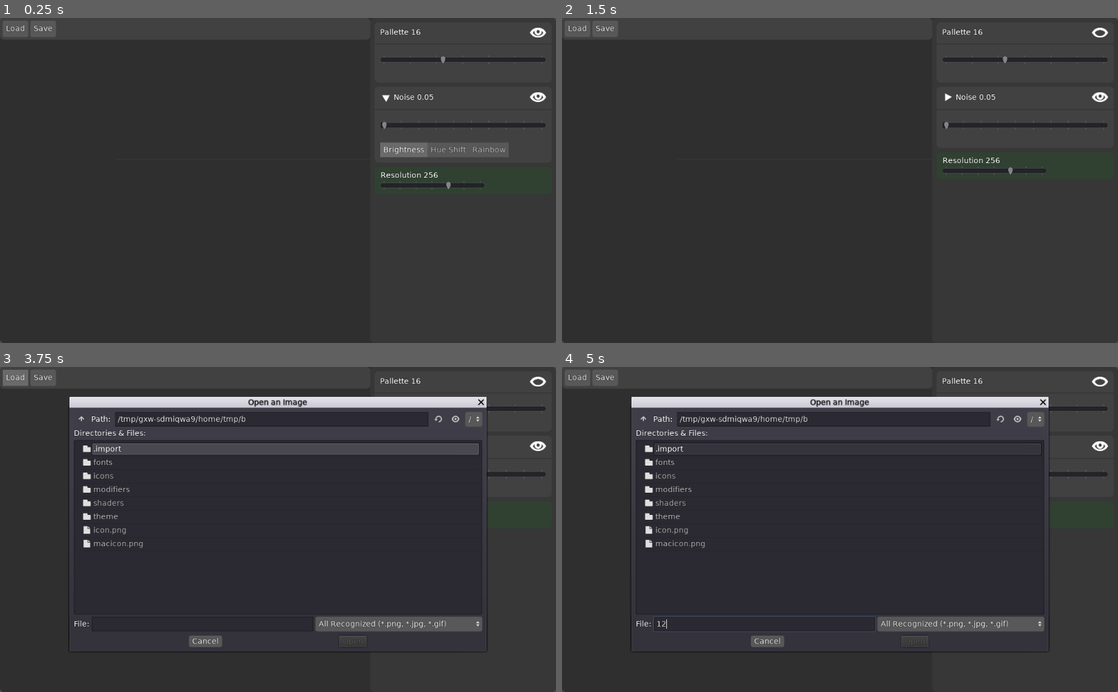
Above: before the commit, frames 1-4 (two rows, left to right).
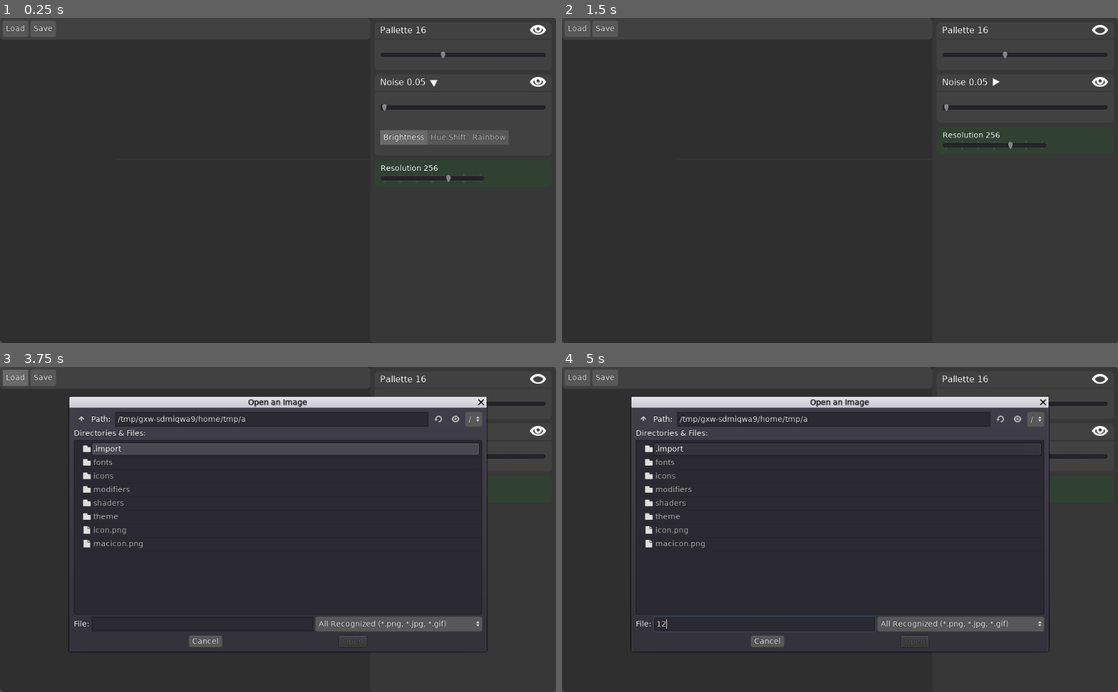
Above: after the commit, the same moments.

Repository: jackaperkins/texrex
Game: Godot game, scene res://main.tscn
Two runs of this game, one before a commit and one after it. Both use one fixed random seed, a clock stepped at 60 frames per second and the inputs below. The engine's default icon, where the game draws it, is replaced by a stand-in: a white triangle on a blue panel in a dark square.
Inputs (mouse positions are in pixels of both pictures, inside the frame that each line leads up to; where the layout moved, square brackets give the same spot in the first picture):
- Up to frame 1 (0.25 s): no input
- Up to frame 2 (1.5 s): click (995, 83) [945, 96] at 0.5 s; click (1101, 31) at 1.27 s
- Up to frame 3 (3.75 s): click (539, 380) at 2.02 s; click (539, 380) at 2.77 s; click "Load" at 3.5 s
- Up to frame 4 (5 s): click (762, 623) at 4.27 s; type "12" at 4.35 s

The runs differ from the first frame. In frame 1, 3.5% of the frame differs, in the area x 68-99%, y 2-53%; in frame 2, 2.1%; in frame 3, 0.7%; in frame 4, 0.7%.

Commit message:
better style

Diff:
--- /dev/null
+++ b/texrex/fonts/font_vera_title.tres
@@ -0,0 +1,8 @@
+[gd_resource type="DynamicFont" load_steps=2 format=2]
+
+[ext_resource path="res://fonts/Vera.ttf" type="DynamicFontData" id=1]
+
+[resource]
+outline_size = 1
+outline_color = Color( 0, 0, 0, 0.247059 )
+font_data = ExtResource( 1 )
--- a/texrex/main.tscn
+++ b/texrex/main.tscn
@@ -154,7 +154,7 @@
 anchor_bottom = 0.0
 margin_top = 116.0
 margin_right = 326.0
-margin_bottom = 180.0
+margin_bottom = 230.0
 
 [node name="open_file_dialog" type="FileDialog" parent="."]
 margin_left = 141.776
--- a/texrex/modifiers/modifier.gd
+++ b/texrex/modifiers/modifier.gd
@@ -33,11 +33,11 @@
 		child.queue_free()
 
 func set_secondary_visible(value):
-	$Main/MarginContainer3/Secondary.visible = value
+	$Main/MarginContainer3.visible = value
 	$Main/MarginContainer/Title/ShowSecondary.pressed = value
 
 func hide_secondary_toggle():
-	$Main/MarginContainer3/Secondary.visible = false
+	$Main/MarginContainer3.visible = false
 	$Main/MarginContainer/Title/ShowSecondary.visible = false
 
 func set_label(text:String):
@@ -50,7 +50,7 @@
 
 
 func _on_show_toggled(button_pressed):
-	$Main/MarginContainer3/Secondary.visible = button_pressed
+	$Main/MarginContainer3.visible = button_pressed
 
 func _on_skip_toggled(button_pressed):
 	print('skip toggled ' + String(button_pressed))
--- a/texrex/modifiers/modifier_base.tscn
+++ b/texrex/modifiers/modifier_base.tscn
@@ -6,6 +6,7 @@
 [ext_resource path="res://icons/triangle_left.png" type="Texture" id=4]
 [ext_resource path="res://icons/triangle_down.png" type="Texture" id=5]
 [ext_resource path="res://theme/main_theme.tres" type="Theme" id=6]
+[ext_resource path="res://fonts/font_vera_title.tres" type="DynamicFont" id=7]
 
 [node name="Modifier" type="PanelContainer"]
 anchor_right = 1.0
@@ -21,7 +22,7 @@
 
 [node name="Main" type="VBoxContainer" parent="."]
 margin_right = 1024.0
-margin_bottom = 114.0
+margin_bottom = 134.0
 size_flags_vertical = 3
 theme = ExtResource( 6 )
 __meta__ = {
@@ -30,21 +31,36 @@
 
 [node name="MarginContainer" type="MarginContainer" parent="Main"]
 margin_right = 1024.0
-margin_bottom = 47.0
+margin_bottom = 41.0
 custom_constants/margin_right = 10
-custom_constants/margin_top = 10
+custom_constants/margin_top = 5
 custom_constants/margin_left = 10
+custom_constants/margin_bottom = -5
 
 [node name="Title" type="HBoxContainer" parent="Main/MarginContainer"]
 margin_left = 10.0
-margin_top = 10.0
+margin_top = 5.0
 margin_right = 1014.0
-margin_bottom = 47.0
+margin_bottom = 46.0
 size_flags_vertical = 0
 
+[node name="Label" type="Label" parent="Main/MarginContainer/Title"]
+margin_right = 68.0
+margin_bottom = 41.0
+size_flags_horizontal = 0
+size_flags_vertical = 3
+custom_fonts/font = ExtResource( 7 )
+text = "Contrast
+"
+valign = 1
+__meta__ = {
+"_edit_use_anchors_": false
+}
+
 [node name="ShowSecondary" type="TextureButton" parent="Main/MarginContainer/Title"]
-margin_right = 21.0
-margin_bottom = 37.0
+margin_left = 72.0
+margin_right = 93.0
+margin_bottom = 41.0
 mouse_default_cursor_shape = 2
 toggle_mode = true
 pressed = true
@@ -52,23 +68,10 @@
 texture_pressed = ExtResource( 5 )
 stretch_mode = 2
 
-[node name="Label" type="Label" parent="Main/MarginContainer/Title"]
-margin_left = 25.0
-margin_right = 85.0
-margin_bottom = 37.0
-size_flags_horizontal = 0
-size_flags_vertical = 3
-text = "Contrast
-"
-valign = 1
-__meta__ = {
-"_edit_use_anchors_": false
-}
-
 [node name="Skip" type="TextureButton" parent="Main/MarginContainer/Title"]
 margin_left = 974.0
 margin_right = 1004.0
-margin_bottom = 37.0
+margin_bottom = 41.0
 hint_tooltip = "Skip"
 mouse_default_cursor_shape = 2
 size_flags_horizontal = 10
@@ -80,17 +83,18 @@
 }
 
 [node name="VSeparator" type="HSeparator" parent="Main"]
-margin_top = 51.0
+margin_top = 45.0
 margin_right = 1024.0
-margin_bottom = 66.0
+margin_bottom = 60.0
 
 [node name="MarginContainer2" type="MarginContainer" parent="Main"]
-margin_top = 70.0
+margin_top = 64.0
 margin_right = 1024.0
-margin_bottom = 80.0
+margin_bottom = 94.0
 custom_constants/margin_right = 10
 custom_constants/margin_top = 10
 custom_constants/margin_left = 10
+custom_constants/margin_bottom = 20
 
 [node name="Primary" type="VBoxContainer" parent="Main/MarginContainer2"]
 margin_left = 10.0
@@ -99,19 +103,19 @@
 margin_bottom = 10.0
 
 [node name="MarginContainer3" type="MarginContainer" parent="Main"]
-margin_top = 84.0
+margin_top = 98.0
 margin_right = 1024.0
-margin_bottom = 114.0
+margin_bottom = 128.0
 custom_constants/margin_right = 10
-custom_constants/margin_top = 20
+custom_constants/margin_top = 10
 custom_constants/margin_left = 10
-custom_constants/margin_bottom = 10
+custom_constants/margin_bottom = 20
 
 [node name="Secondary" type="PanelContainer" parent="Main/MarginContainer3"]
 margin_left = 10.0
-margin_top = 20.0
+margin_top = 10.0
 margin_right = 1014.0
-margin_bottom = 20.0
+margin_bottom = 10.0
 theme = ExtResource( 6 )
 
 [node name="VBox" type="VBoxContainer" parent="Main/MarginContainer3/Secondary"]
--- a/texrex/modifiers/modifier_noise.tscn
+++ b/texrex/modifiers/modifier_noise.tscn
@@ -15,24 +15,18 @@
 anchor_right = 0.0
 margin_left = 0.0
 margin_right = 1024.0
-margin_bottom = 124.0
+margin_bottom = 134.0
 script = ExtResource( 2 )
 
 [node name="Noise" type="HSlider" parent="Modifier Noise"]
-margin_left = 10.0
-margin_top = 10.0
-margin_right = 1014.0
-margin_bottom = 26.0
+margin_right = 1024.0
+margin_bottom = 16.0
 max_value = 1.0
 step = 0.0
-tick_count = 10
-ticks_on_borders = true
 
 [node name="Mode" type="Tabs" parent="Modifier Noise"]
-margin_left = 10.0
-margin_top = 10.0
-margin_right = 1014.0
-margin_bottom = 104.0
+margin_right = 1024.0
+margin_bottom = 134.0
 tab_align = 0
 
 [connection signal="value_changed" from="Modifier Noise/Noise" to="Modifier Noise" method="_on_Noise_value_changed"]
--- a/texrex/modifiers/modifier_pallette.tscn
+++ b/texrex/modifiers/modifier_pallette.tscn
@@ -20,20 +20,16 @@
 anchor_right = 0.0
 margin_left = 0.0
 margin_right = 214.0
-margin_bottom = 93.0
+margin_bottom = 134.0
 script = ExtResource( 3 )
 
 [node name="Pallette" type="HSlider" parent="Modifier Pallette"]
-margin_left = 10.0
-margin_top = 10.0
-margin_right = 204.0
-margin_bottom = 26.0
+margin_right = 214.0
+margin_bottom = 16.0
 min_value = 2.0
 max_value = 512.0
 value = 16.0
 exp_edit = true
-tick_count = 7
-ticks_on_borders = true
 __meta__ = {
 "_edit_use_anchors_": false
 }
Not shown: 1 places in texrex/modifiers/modifier_base.tscn that only renumber resources
